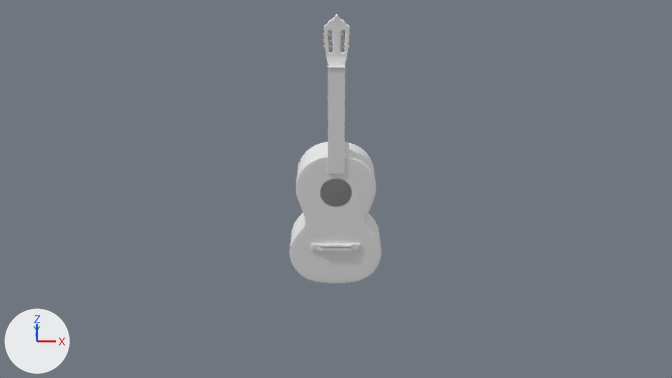
The Blender file Guitar/Guitar.blend: old version first, new version second.
Rendered twice from the file's camera 'Camera'. Every picture has the same lights, and +X, +Y and +Z are marked at lower left.

The older version as bpy lines, for what is in view:
```python
ob_a_string = bpy.data.objects.new('A_String', me_plane_012)
ob_a_string.parent = ob_guitar
ob_a_string.location = (-0.0365, -0.14, 1.439)
ob_b_string = bpy.data.objects.new('B_String', me_plane_014)
ob_b_string.parent = ob_guitar
ob_b_string.location = (0.17, -0.14, 1.439)
ob_d_string = bpy.data.objects.new('D_String', me_plane_013)
ob_d_string.parent = ob_guitar
ob_d_string.location = (0.0271, -0.14, 1.439)
ob_e_string = bpy.data.objects.new('e_String', me_plane_011)
ob_e_string.parent = ob_guitar
ob_e_string.location = (0.233, -0.14, 1.439)
ob_e_string_1 = bpy.data.objects.new('E_String', me_plane_010)
ob_e_string_1.parent = ob_guitar
ob_e_string_1.location = (-0.101, -0.14, 1.439)
ob_g_string = bpy.data.objects.new('G_String', me_plane_015)
ob_g_string.parent = ob_guitar
ob_g_string.location = (0.0959, -0.14, 1.439)
ob_guitar = bpy.data.objects.new('Guitar', me_cylinder)
ob_guitar.location = (0.0, 0.0, 3.0)
ob_guitar.rotation_euler = (1.571, 0.0, 0.0)  # degrees (90, 0, 0)
```
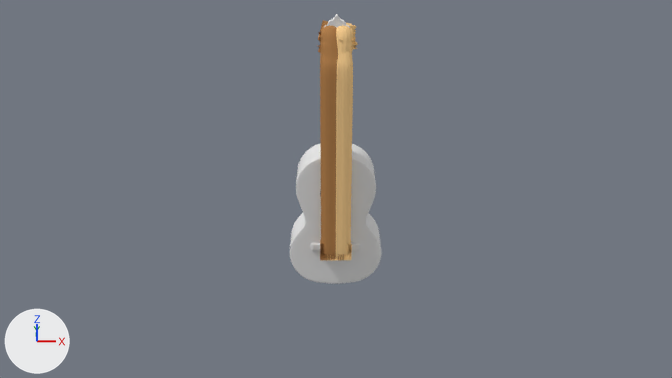
Pixel boxes [x1, y1, x2, y2] of what changed, in the pictures (672 x 378 px):
'e_String', shown (brown)
    after: [333, 37, 358, 260]
'E_String', shown (brown)
    after: [318, 44, 339, 260]
'D_String', shown (brown)
    after: [318, 20, 344, 260]
'G_String', shown (beige)
    after: [335, 23, 356, 260]
'B_String', shown (brown)
    after: [330, 32, 358, 260]
'A_String', shown (brown)
    after: [318, 37, 341, 260]

The change, as a diff of the scene's bpy script:
```diff
--- a/Guitar/Guitar.blend.py
+++ b/Guitar/Guitar.blend.py
@@ ob_g_string @@
 _m = ob_g_string.modifiers.new('Subsurf', 'SUBSURF')
 _m.render_levels = 4
-ob_g_string.hide_set(True)  # its collection is switched off
@@ ob_b_string @@
 _m = ob_b_string.modifiers.new('Subsurf', 'SUBSURF')
 _m.render_levels = 4
-ob_b_string.hide_set(True)  # its collection is switched off
@@ ob_d_string @@
 _m = ob_d_string.modifiers.new('Subsurf', 'SUBSURF')
 _m.render_levels = 4
-ob_d_string.hide_set(True)  # its collection is switched off
@@ ob_a_string @@
 _m = ob_a_string.modifiers.new('Subsurf', 'SUBSURF')
 _m.render_levels = 4
-ob_a_string.hide_set(True)  # its collection is switched off
@@ ob_e_string @@
 _m = ob_e_string.modifiers.new('Subsurf', 'SUBSURF')
 _m.render_levels = 4
-ob_e_string.hide_set(True)  # its collection is switched off
@@ ob_e_string_1 @@
 _m = ob_e_string_1.modifiers.new('Subsurf', 'SUBSURF')
 _m.render_levels = 4
-ob_e_string_1.hide_set(True)  # its collection is switched off
```
